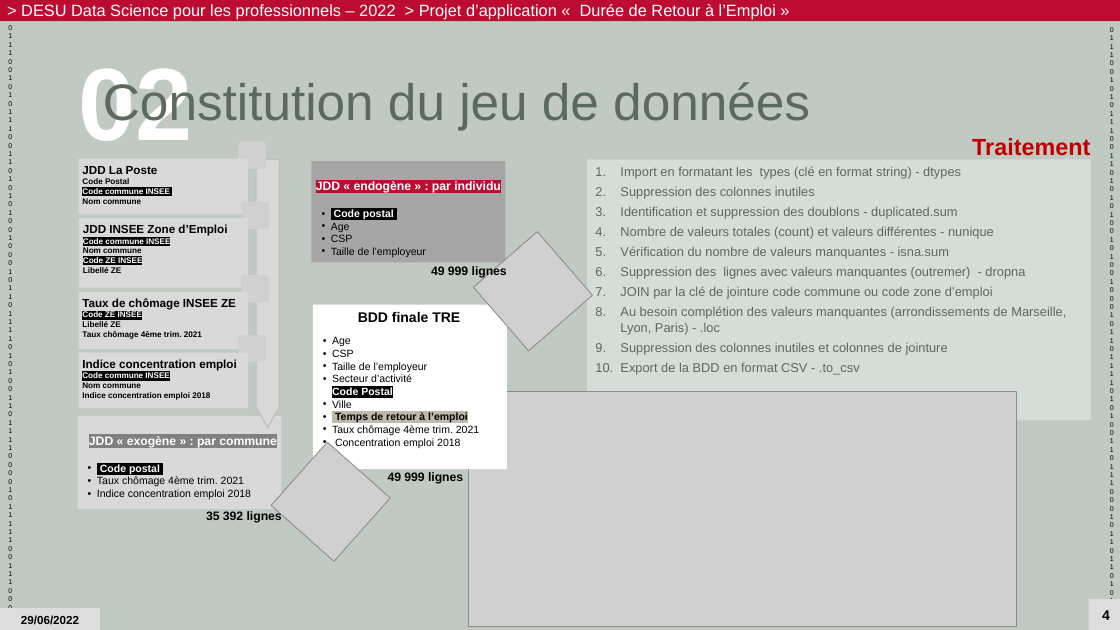
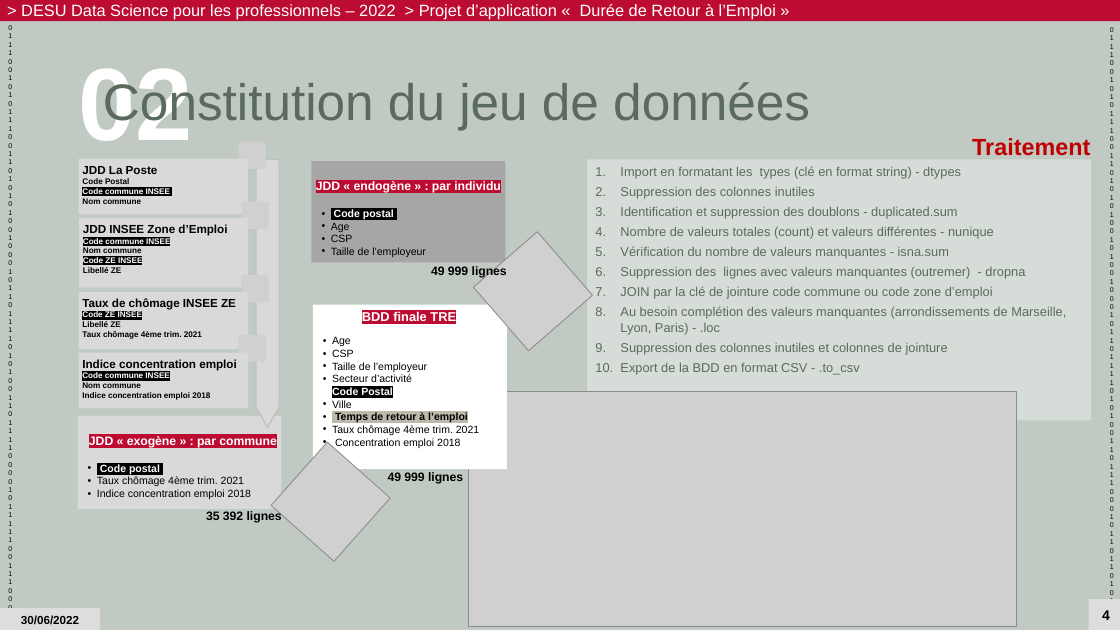
Before and after one commit to EmmaManou/projet_desu_tre, a slide deck: slide 4 of docs/220630_TRE_Prez.pptx. Drawn at 1120x630 pixels with LibreOffice and Linux fonts; fonts in the diff are those of the drawing; grey boxes stand for pictures; background and template pictures are left out. Boxes give left, top, right and bottom in pixels: in the first picture for what was removed or moved away, otherwise in the second. Text is boxed around its words. In the diff, an @@ line names an element or a change of style, - is before the commit and + after.

```diff
--- a/docs/220630_TRE_Prez.pptx
+++ b/docs/220630_TRE_Prez.pptx
@@ text "BDD finale TRE" at (362,311,456,321): size 12 to 11 pt, text colour #000000 to #FFFFFF, highlight none to #BD0C32 @@
@@ text in rectangle at (89,436,276,448): highlight #808080 to #BD0C32 in "JDD « exogène » : par commune" @@
@@ text in rectangle at (21,615,79,624): text changed @@
-29/06/2022
+30/06/2022
```
Also in this commit, not shown: 4 other slides changed.
